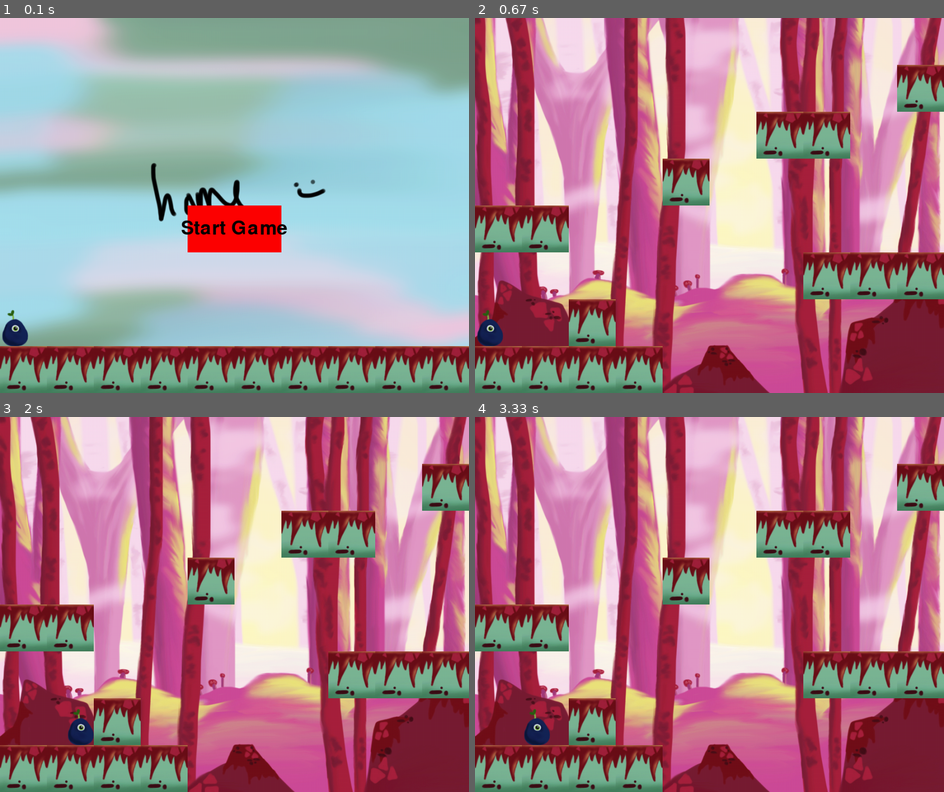
Above: before the commit, frames 1-4 (two rows, left to right).
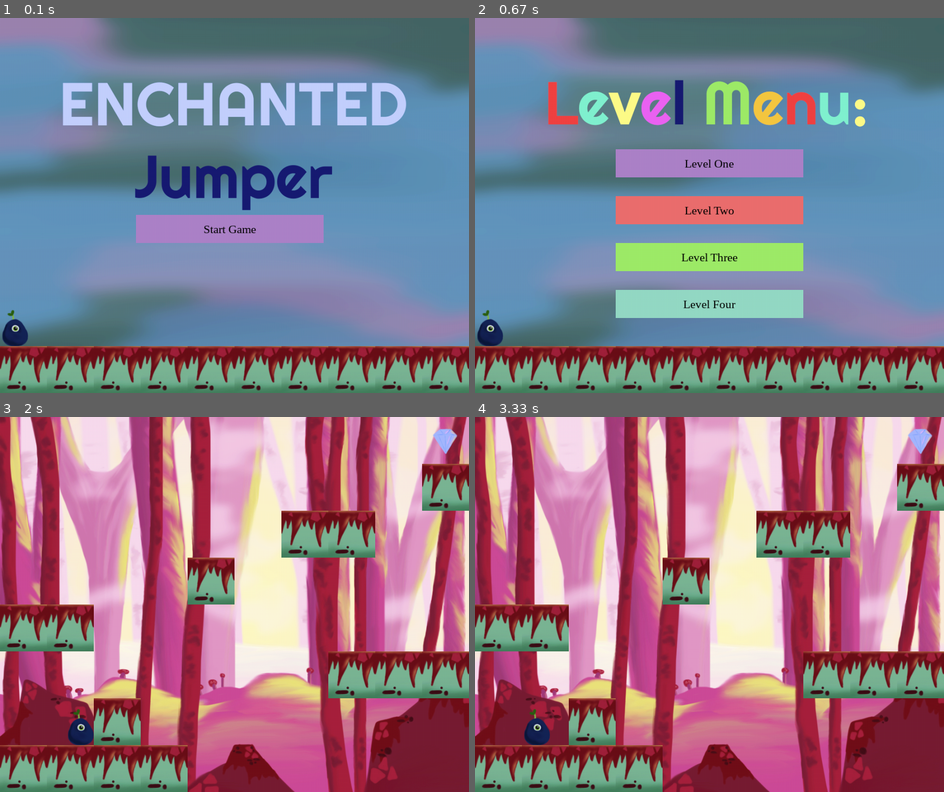
Above: after the commit, the same moments.

Repository: saripagurek/Enchanted-Jumper-Game
Game: pygame game, started from Pygame.py
Two runs of this game, one before a commit and one after it. Both use one fixed random seed, a clock stepped at 60 frames per second and the inputs below.
Inputs (mouse positions are in pixels of both pictures, inside the frame that each line leads up to):
- Up to frame 1 (0.1 s): no input
- Up to frame 2 (0.67 s): press the mouse at (704, 228) at 0.37 s; move the mouse to (648, 216) at 0.47 s; release the mouse at (596, 209) at 0.6 s
- Up to frame 3 (2 s): press the mouse at (234, 563) at 0.7 s; move the mouse to (290, 612) at 0.8 s; release the mouse at (342, 660) at 0.93 s; hold Right 1-1.47 s; move the mouse to (398, 649) at 1.03 s; hold Right 1.5-1.97 s
- Up to frame 4 (3.33 s): hold Left 2-2.53 s; hold Right from 3 s (still down)

The runs differ from the first frame. In frame 1, 87% of the frame differs, in the area x 0-100%, y 0-88%; in frame 2, 94%, in the area x 0-100%, y 0-100%; in frame 3, 0.2%; in frame 4, 0.2%.

Commit message:
diamondgroup

Diff:
--- a/Pygame.py
+++ b/Pygame.py
@@ -2,6 +2,7 @@
 #Import library
 import pygame
 from pygame.locals import *
+import time
 
 #Set Up
 pygame.init()
@@ -17,32 +18,53 @@
 y = 623 #screenheight - tile_size - player.width
 move_x = 5
 tile_size = 100
-
+win = 0
 
 
 #Load sprites
 background_one = pygame.image.load("data/background_CURVE2.png")
-home = pygame.image.load("data/homeTest.png")
-menu = pygame.image.load("data/levels.png")
-lose = pygame.image.load("data/lose4.png")
+home = pygame.image.load("data/home1.png")
+menu = pygame.image.load("data/levels1.png")
+lose = pygame.image.load("data/lose1.png")
+
+block_img = pygame.image.load("data/grass_CURVE.png")
+diamond_img = pygame.image.load("data/diamond5.png")
 
 #Functions
 def fail():
+    player.rect.x = 5
+    player.rect.y = 1000
     screen.blit(lose, (0,0))
+    #menu_button.draw(screen)
+
+def win():
+    pygame.time.wait(300)
+    player.rect.x = 5
+    player.rect.y = 1000
+    screen.blit(lose, (0,0))
+    #menu_button.draw(screen)
 
 class Button():
-    def __init__(self, color, x, y, width, height, text = ''):
+    def __init__(self, color, hover_color, x, y, width, height, text, clicked):
         self.color = color
         self.x = x
         self.y = y
         self.width = width
         self.height = height
         self.text = text
+        self.default_color = color
+        self.hover_color = hover_color
+        self.clicked = clicked
+        #self.button_list
+
+        #for button in button_list:
+            #button = (img, img_rect) #store image and image rectangle in variable
+            #self.tile_list.append(button) #Add variable^ to list
 
     def draw(self, screen):
         pygame.draw.rect(screen, self.color, (self.x, self.y, self.width, self.height), 0)
         if self.text != '':
-            font = pygame.font.SysFont('comicsans', 60)
+            font = pygame.font.SysFont('timesnewroman', 25)
             text = font.render(self.text, 1, (0, 0, 0))
             screen.blit(text, (self.x + (self.width/2 - text.get_width()/2), self.y + (self.height/2 - text.get_height()/2)))
 
@@ -87,10 +109,10 @@
         dy += self.move_y
 
         #player collision
-        for tile in level.tile_list:
+        for tile in state.level.tile_list:
             #x collision
             if tile[1].colliderect(self.rect.x + dx, self.rect.y, self.width, self.height):
-                dx = 0
+                    dx = 0
             #y collision
             if tile[1].colliderect(self.rect.x, self.rect.y + dy, self.width, self.height):
                 #if collision above (jumping)
@@ -101,6 +123,9 @@
                 elif self.move_y > 0:
                     dy = tile[1].top - self.rect.bottom
                     self.move_y = 0
+        #diamond collision
+        if pygame.sprite.spritecollide(self, state.level.diamond_group, False):
+            win()
 
         #update player location
         self.rect.x += dx
@@ -115,12 +140,12 @@
         #pygame.draw.rect(screen, (255, 0, 0), self.rect, 2)
 
 class Level():
-    def __init__(self, data, image):
+    def __init__(self, data, image, buttons):
         self.data = data
         self.image = image
         self.tile_list = []
-        #Load platform block sprite
-        block_img = pygame.image.load("data/grass_CURVE.png")
+        self.buttons = buttons
+        self.diamond_group = pygame.sprite.Group()
 
         rowNum = 0 #Count which row
         for row in data:
@@ -131,27 +156,42 @@
                      img_rect = img.get_rect() #Convert image size into rectangle
                      img_rect.x = columnNum * tile_size #Determine x & y coord using row/column * tile size
                      img_rect.y = rowNum * tile_size
-                     tile = (img, img_rect) #store image and image rectangle in variable
+                     tile = (img, img_rect, type) #store image and image rectangle in variable
                      self.tile_list.append(tile) #Add variable^ to list
+                if tile == 2: #for each 1 in level_data, load block img
+                     diamond = Diamond(columnNum * tile_size, rowNum * tile_size)
+                     self.diamond_group.add(diamond)
                 columnNum += 1 #increase row & column by one (loop)
             rowNum += 1
     def draw(self):
-        if self.data == level_data:
-            #screen.fill(0)
-            screen.blit(self.image, (0,0))
-        elif self.data == home_data:
-            #screen.fill(0)
-            screen.blit(self.image, (0,0))
-            start_button.draw(screen)
+        screen.blit(self.image, (0,0))
+        self.diamond_group.draw(screen)
+        for button in self.buttons:
+            button.draw(screen)
 
         for tile in self.tile_list:
             screen.blit(tile[0], tile[1])
             #pygame.draw.rect(screen, (255, 0, 0), tile[1], 2)
 
+class Diamond(pygame.sprite.Sprite):
+    def __init__(self, x, y):
+        pygame.sprite.Sprite.__init__(self)
+        self.image = diamond_img
+        self.rect = self.image.get_rect()
+        self.rect.x = x
+        self.rect.y = y
+
+class State():
+    def __init__(self, level):
+        self.level = level
+
+    def set_level(self, newLevel):
+        self.level = newLevel
+        return None
 
 #Level data, where platform blocks are located
 level_data = [
-[0, 0, 0, 0, 0, 0, 0, 0, 0, 0],
+[0, 0, 0, 0, 0, 0, 0, 0, 0, 2],
 [0, 0, 0, 0, 0, 0, 0, 0, 0, 1],
 [0, 0, 0, 0, 0, 0, 1, 1, 0, 0],
 [0, 0, 0, 0, 1, 0, 0, 0, 0, 0],
@@ -172,26 +212,115 @@
 [1, 1, 1, 1, 1, 1, 1, 1, 1, 1],
 ]
 
+menu_data = [
+[0, 0, 0, 0, 0, 0, 0, 0, 0, 0],
+[0, 0, 0, 0, 0, 0, 0, 0, 0, 0],
+[0, 0, 0, 0, 0, 0, 0, 0, 0, 0],
+[0, 0, 0, 0, 0, 0, 0, 0, 0, 0],
+[0, 0, 0, 0, 0, 0, 0, 0, 0, 0],
+[0, 0, 0, 0, 0, 0, 0, 0, 0, 0],
+[0, 0, 0, 0, 0, 0, 0, 0, 0, 0],
+[1, 1, 1, 1, 1, 1, 1, 1, 1, 1],
+]
+
+level2_data = [
+[0, 0, 0, 0, 0, 0, 0, 0, 0, 0],
+[0, 0, 0, 0, 0, 1, 1, 0, 0, 0],
+[2, 0, 0, 0, 0, 0, 0, 0, 0, 0],
+[0, 0, 1, 1, 0, 0, 0, 0, 0, 0],
+[0, 0, 0, 0, 0, 0, 0, 1, 1, 0],
+[1, 0, 0, 0, 0, 0, 0, 0, 0, 0],
+[0, 0, 0, 0, 1, 1, 0, 0, 0, 0],
+[1, 1, 0, 0, 0, 0, 0, 0, 1, 1],
+]
+
+level3_data = [
+[0, 0, 0, 0, 0, 0, 0, 0, 0, 0],
+[0, 0, 0, 0, 0, 0, 0, 0, 0, 0],
+[0, 0, 0, 0, 0, 0, 0, 0, 1, 0],
+[1, 0, 0, 0, 0, 0, 0, 0, 0, 0],
+[0, 0, 0, 1, 0, 0, 0, 0, 0, 0],
+[0, 0, 0, 0, 0, 0, 0, 0, 2, 0],
+[0, 0, 0, 0, 0, 0, 1, 0, 0, 0],
+[1, 0, 0, 0, 0, 0, 0, 0, 0, 0],
+]
+
+level4_data = [
+[0, 0, 0, 0, 0, 0, 0, 0, 0, 0],
+[0, 0, 0, 1, 1, 1, 0, 0, 0, 0],
+[0, 0, 0, 0, 0, 0, 0, 0, 0, 0],
+[0, 1, 1, 1, 0, 0, 1, 1, 0, 0],
+[0, 0, 0, 1, 0, 0, 1, 2, 0, 0],
+[1, 1, 0, 0, 0, 0, 1, 1, 0, 0],
+[0, 0, 0, 0, 0, 0, 0, 0, 0, 0],
+[1, 0, 0, 0, 0, 0, 0, 0, 0, 0],
+]
+
 #display = home_data
 #display = Display(home_data) ###
 player = Player(x, y)
+#diamond_group = pygame.sprite.Group()
 #level = Level(home_data, home)
-start_button = Button((255, 0, 0), 400, 400, 200, 100, 'Start Game')
+#start_button = Button((173, 131, 201), 290, 420, 400, 60, 'Start Game')
+#home_button = Button((173, 131, 201), 20, 20, 60, 60, 'Home')
+#menu_button = Button((173, 131, 201), 290, 420, 400, 60, 'Levels Menu')
+#level1_button = Button((173, 131, 201), 300, 280, 400, 60, 'Level One')
+#level2_button = Button((236, 111, 111), 300, 380, 400, 60, 'Level Two')
+#level3_button = Button((159, 236, 105), 300, 480, 400, 60, 'Level Three')
+#level4_button = Button((149, 218, 197), 300, 580, 400, 60, 'Level Four')
+
+#button = [
+#(start_button),
+#(menu_button),
+#(level1_button),
+#(level2_button),
+#(level3_button),
+#(level4_button),
+#]
+
 
 def homeScreen():
-    return Level(home_data, home)
-
+    return Level(home_data, home, [
+        Button((173, 131, 201), (146, 106, 173), 290, 420, 400, 60, 'Start Game', lambda state: (state.set_level(menuScreen()), print('clicked')))
+    ])
+def menuScreen():
+    global level
+    player.rect.x = x
+    player.rect.y = y
+    print('menu')
+    return Level(menu_data, menu, [
+        #Button((173, 131, 201), (146, 106, 173), 290, 420, 400, 60, 'Levels Menu', lambda: (level := menuScreen())),
+        Button((173, 131, 201), (146, 106, 173), 300, 280, 400, 60, 'Level One', lambda state: (state.set_level(levelOne()))),
+        Button((236, 111, 111), (210, 82, 82), 300, 380, 400, 60, 'Level Two', lambda state: (state.set_level(levelTwo()))),
+        Button((159, 236, 105), (115, 187, 65), 300, 480, 400, 60, 'Level Three', lambda state: (state.set_level(levelThree()))),
+        Button((149, 218, 197), (92, 185, 157), 300, 580, 400, 60, 'Level Four', lambda state: (state.set_level(levelFour()))),
+    ])
 def levelOne():
-    return Level(level_data, background_one)
-
-level = homeScreen()
+    player.rect.x = x
+    player.rect.y = y
+    return Level(level_data, background_one, [])
+def levelTwo():
+    player.rect.x = x
+    player.rect.y = y
+    return Level(level2_data, background_one, [])
+def levelThree():
+    player.rect.x = x
+    player.rect.y = y
+    return Level(level3_data, background_one, [])
+def levelFour():
+    player.rect.x = x
+    player.rect.y = y
+    return Level(level4_data, background_one, [])
+
+state = State(homeScreen())
 #Infinite loop
 while 1:
     #clear the screen before drawing it again
     screen.fill(0)
-    level.draw()
+    state.level.draw()
     #update the screen
     player.update()
+    #level.diamond_group.draw(screen)
 
     #display.update()
     pygame.display.update()
@@ -204,11 +333,13 @@
             exit(0)
 
         if event.type == pygame.MOUSEBUTTONDOWN:
-            if start_button.hover(mousePosition):
-                print('clicked button')
-                level = levelOne()
+            for button in state.level.buttons:
+                if button.hover(mousePosition):
+                    button.clicked(state)
+
         if event.type == pygame.MOUSEMOTION:
-            if start_button.hover(mousePosition):
-                start_button.color = (0, 255, 0)
-            else:
-                start_button.color = (255, 0, 0)
+            for button in state.level.buttons:
+                if button.hover(mousePosition):
+                    button.color = button.hover_color
+                else:
+                    button.color = button.default_color
Binary file added: data/diamond.png
Binary file added: data/diamond2.png
Binary file added: data/diamond3.png
Binary file added: data/diamond4.png
Binary file added: data/diamond5.png
Binary file added: data/home1.png
Binary file added: data/homeTest2.png
Binary file added: data/levels1.png
Binary file added: data/lose1.png
Not shown, added: .DS_Store
Not shown, added: data/background_two.psd
Not shown, added: data/diamond.psd
(and 5 more such lines)
